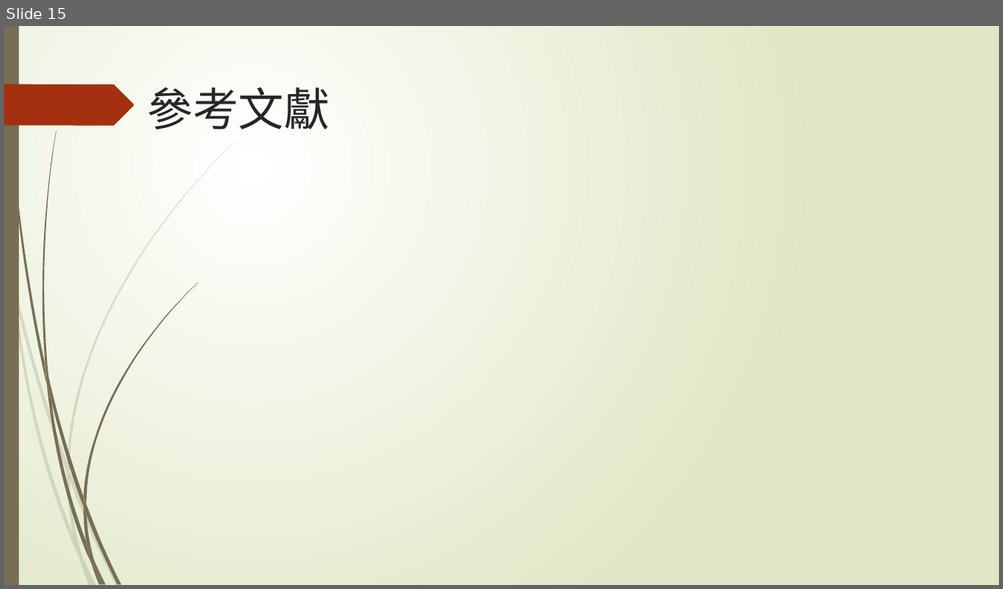
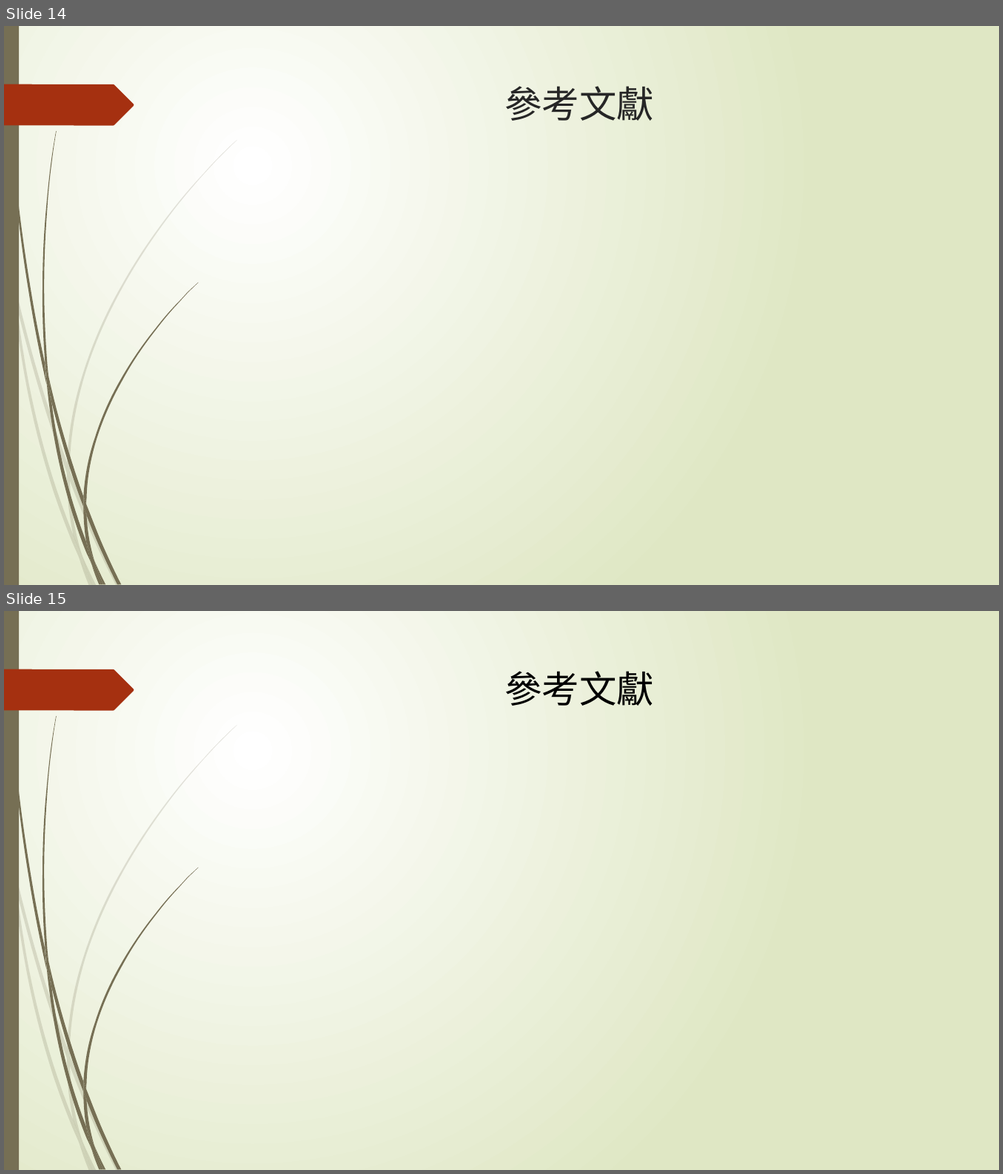
Before and after one commit to NIUWCSP/OTSM, a slide deck: report/以SDR實現OTSM通訊技術.pptx. Shown one above the other, each under a label of ours: slide 15 before the commit, slides 14 and 15 after it. The pictures are 1003x589 and 1003x1174 pixels, drawn with LibreOffice and Linux fonts; fonts in the diff are those of the drawing. Boxes give left, top, right and bottom in pixels: in the first picture for what was removed or moved away, otherwise in the second. Text is boxed around its words. In the diff, an @@ line names an element or a change of style, - is before the commit and + after.

```diff
--- a/report/以SDR實現OTSM通訊技術.pptx
+++ b/report/以SDR實現OTSM通訊技術.pptx
@@ slide 15 added at <box>4,611,999,1170</box>, background gradient #FFFFFF to #DFE8C4; not listed: 24 template elements that a slide beside it also shows @@
@@ title added at <box>504,671,654,706</box>, 36 pt, text #000000 @@
+參考文獻
@@ what was slide 15 is now slide 14 @@
@@ slide 14 changed as well @@
@@ title "參考文獻": place and size @@
-title "參考文獻" at <box>148,87,330,130</box>
+title "參考文獻" at <box>504,86,654,121</box>
@@ title "參考文獻" at <box>504,86,654,121</box>: size 44 to 36 pt, font Noto Sans CJK JP to League Spartan; alignment left to centre @@
```
Also in this commit, not shown: 13 other slides changed, 1 slide removed.
